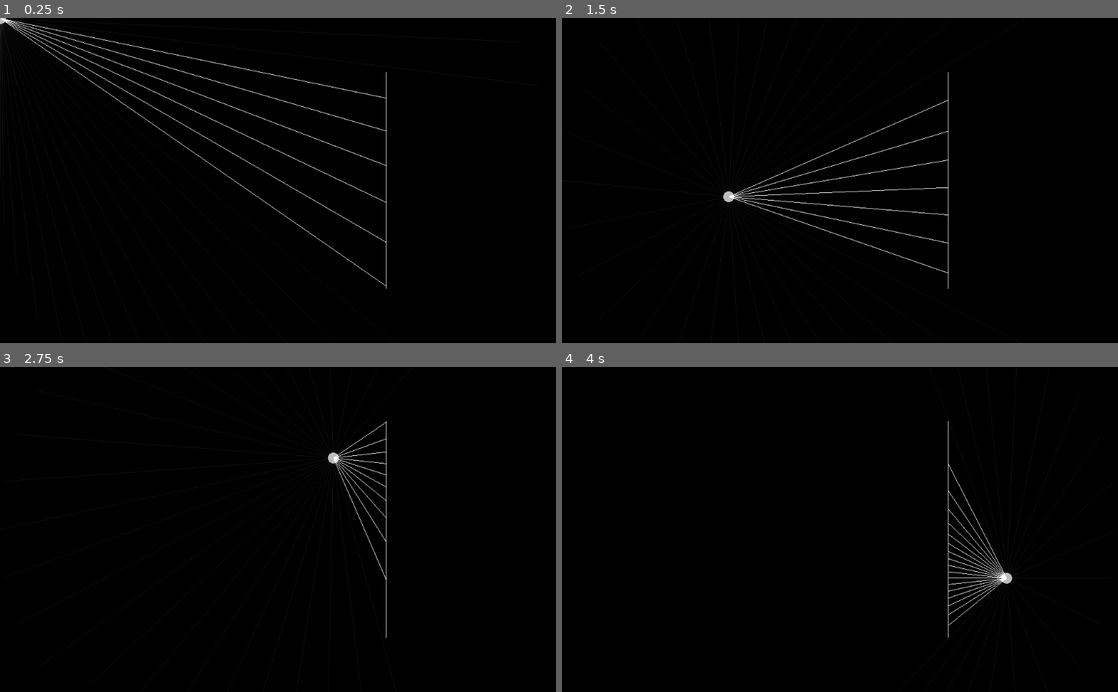
Above: before the commit, frames 1-4 (two rows, left to right).
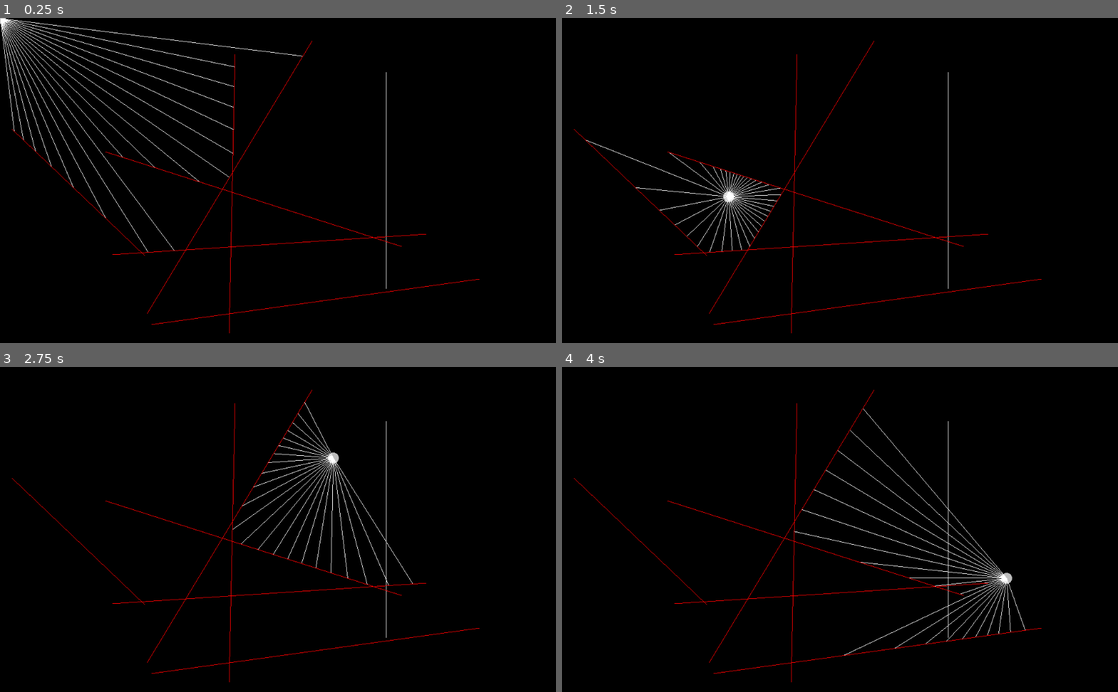
Above: after the commit, the same moments.

Repository: guasam/raycasting-godot
Game: Godot game, scene res://main.tscn
The game is run twice, just before and just after one commit, with the same random seed, the same clock (stepped at 60 frames per second) and the same inputs.
Inputs (mouse positions are in pixels of both pictures, inside the frame that each line leads up to):
- Up to frame 1 (0.25 s): no input
- Up to frame 2 (1.5 s): tap Enter at 0.5 s; move the mouse to (962, 164) at 0.52 s; tap Space at 1.25 s; move the mouse to (728, 196) at 1.27 s
- Up to frame 3 (2.75 s): tap Enter at 2 s; move the mouse to (333, 458) at 2.02 s
- Up to frame 4 (4 s): tap Space at 2.75 s; move the mouse to (812, 594) at 2.77 s; tap Enter at 3.5 s; move the mouse to (1006, 578) at 3.52 s

The runs differ from the first frame. In frame 1, 2.8% of the frame differs, in the area x 0-87%, y 0-98%; in frame 2, 2.3%; in frame 3, 2.2%; in frame 4, 2.1%.

Commit message:
raycast with random walls

Diff:
--- a/main.gd
+++ b/main.gd
@@ -13,16 +13,16 @@
 	var screenSize = get_viewport_rect().size
 	centerPos = screenSize * 0.5
 	wall = Beam.new()
-#
-#	# random walls
-#	randomize()
-#	for n in range(0, 6):
-#		var w = Beam.new()
-#		var a = Vector2(randi() % int(screenSize.x), randi() % int(screenSize.y))
-#		var b = Vector2(randi() % int(screenSize.x), randi() % int(screenSize.y))
-#		w.setPosition(a, b)
-#		w.color = Color.red
-#		walls.insert(n, w)
+
+	# random walls
+	randomize()
+	for n in range(0, 6):
+		var w = Beam.new()
+		var a = Vector2(randi() % int(screenSize.x), randi() % int(screenSize.y))
+		var b = Vector2(randi() % int(screenSize.x), randi() % int(screenSize.y))
+		w.setPosition(a, b)
+		w.color = Color.red
+		walls.insert(n, w)
 
 
 	lumen = Lumen.new(centerPos, 10, Color.gray)
@@ -42,14 +42,24 @@
 		var b = Beam.new()
 		b.setPosition(lumen.pos, centerPos + Vector2(get_viewport_rect().size.x * 0.5, 0).rotated(deg2rad(n)))
 		# wall intersection
-		var intersection = Beam.intersection(b, wall) # default
+#		var intersection = Beam.intersection(b, wall) # default
+		var record = INF
+		var closest = null
 
-		# cast ray towards intersection point
-		if (intersection):
+		for w in walls:
+			var intersection = Beam.intersection(b, w)
+			# cast ray towards intersection point
+			if (intersection):
+				var d = lumen.pos.distance_to(intersection)
+				if d < record:
+					record = d
+					closest = intersection
+
+		if closest:
 			b.color = Color.white
-			b.posB = intersection
-		# draw beam
-		draw_beam(b)
+			b.posB = closest
+			# draw beam
+			draw_beam(b)
 		# free up beam object
 		b.free()
 
